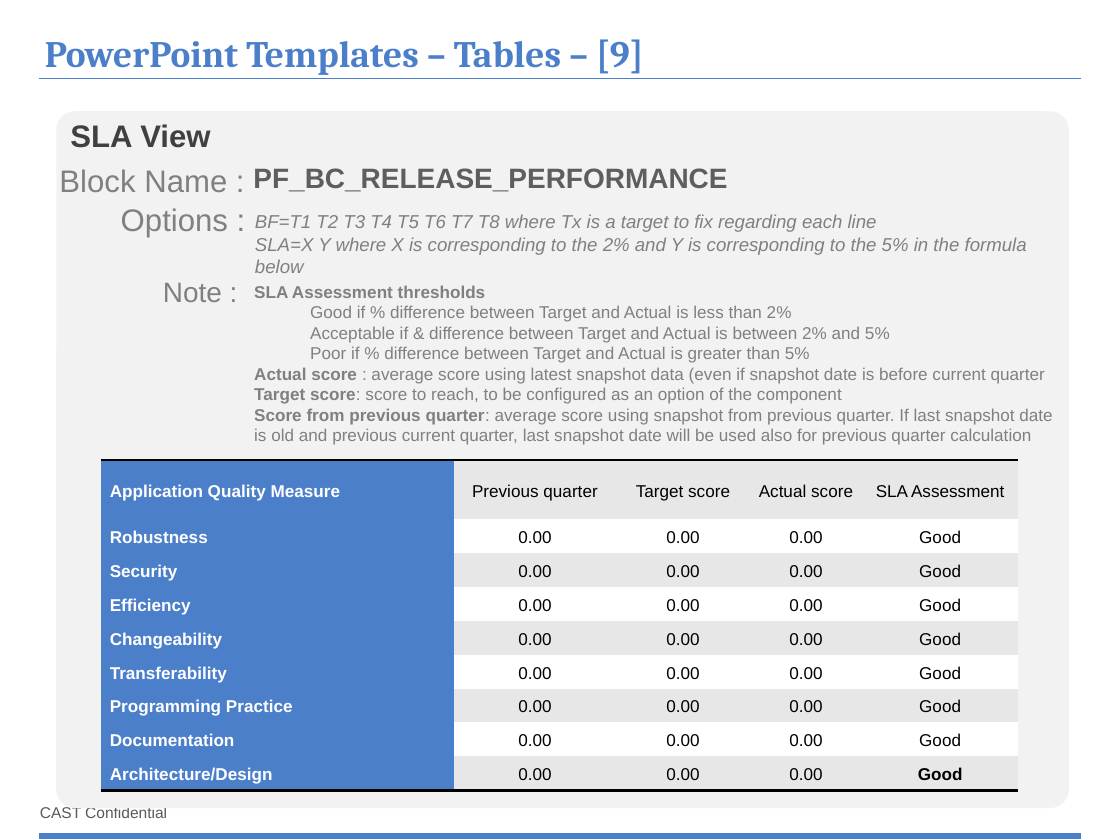
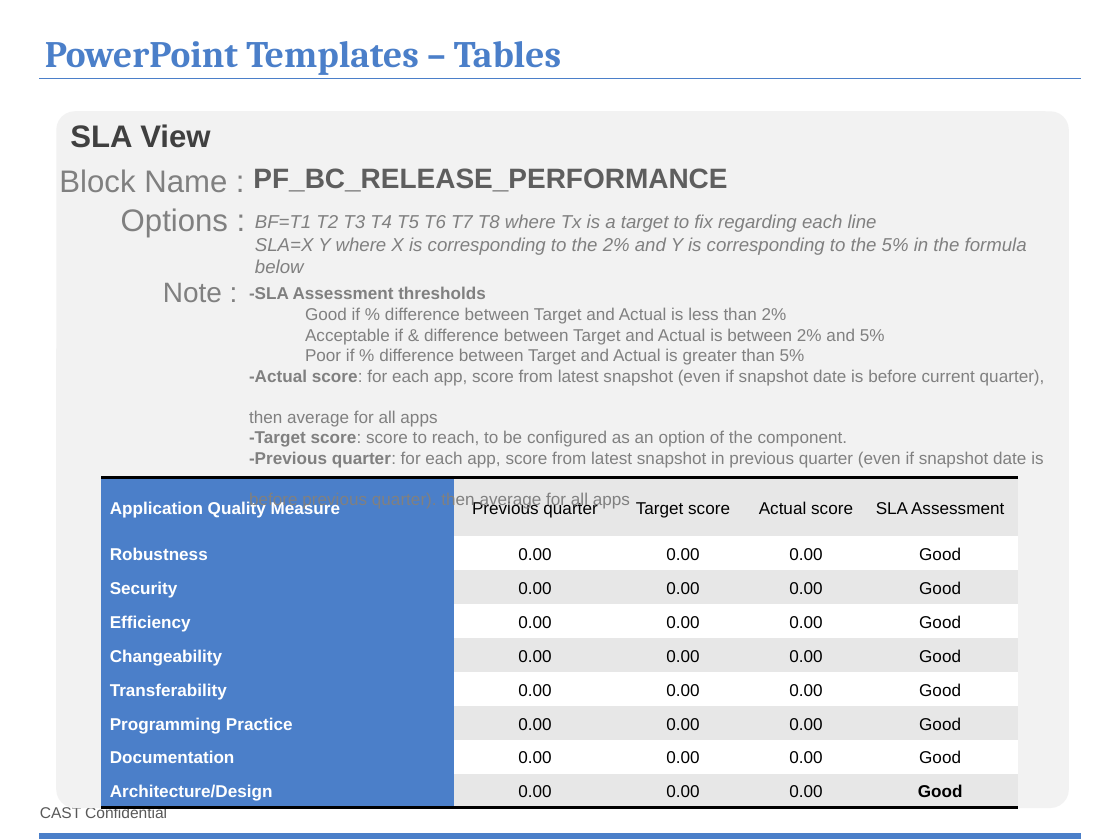
Before and after one commit to CAST-projects/ReportGenerator, a slide deck: slide 21 of CastReporting.Reporting/PortfolioTemplatesFiles/1- Portfolio-Powerpoint-components-library.pptx. Drawn at 1120x840 pixels with LibreOffice and Linux fonts; fonts in the diff are those of the drawing; background and template pictures are left out. Boxes give left, top, right and bottom in pixels: in the first picture for what was removed or moved away, otherwise in the second. Text is boxed around its words. In the diff, an @@ line names an element or a change of style, - is before the commit and + after.

```diff
--- a/CastReporting.Reporting/PortfolioTemplatesFiles/1- Portfolio-Powerpoint-components-library.pptx
+++ b/CastReporting.Reporting/PortfolioTemplatesFiles/1- Portfolio-Powerpoint-components-library.pptx
@@ title at [45, 41, 561, 75]: text changed @@
-PowerPoint Templates – Tables – [9]
+PowerPoint Templates – Tables
@@ text at [249, 286, 486, 299]: text changed @@
-SLA Assessment thresholds
+-SLA Assessment thresholds
@@ text at [249, 369, 1045, 509]: text changed @@
-Actual score : average score using latest snapshot data (even if snapshot date is before current quarter
-Target score: score to reach, to be configured as an option of the component
-Score from previous quarter: average score using snapshot from previous quarter. If last snapshot date
-is old and previous current quarter, last snapshot date will be used also for previous quarter calculation
+-Actual score: for each app, score from latest snapshot (even if snapshot date is before current quarter),
+then average for all apps
+-Target score: score to reach, to be configured as an option of the component.
+-Previous quarter: for each app, score from latest snapshot in previous quarter (even if snapshot date is
+before previous quarter). then average for all apps
@@ table: place and size @@
-table at [102, 460, 1019, 791]
+table at [102, 477, 1019, 808]
```
Also in this commit, not shown: 12 other slides changed, 1 slide added.
